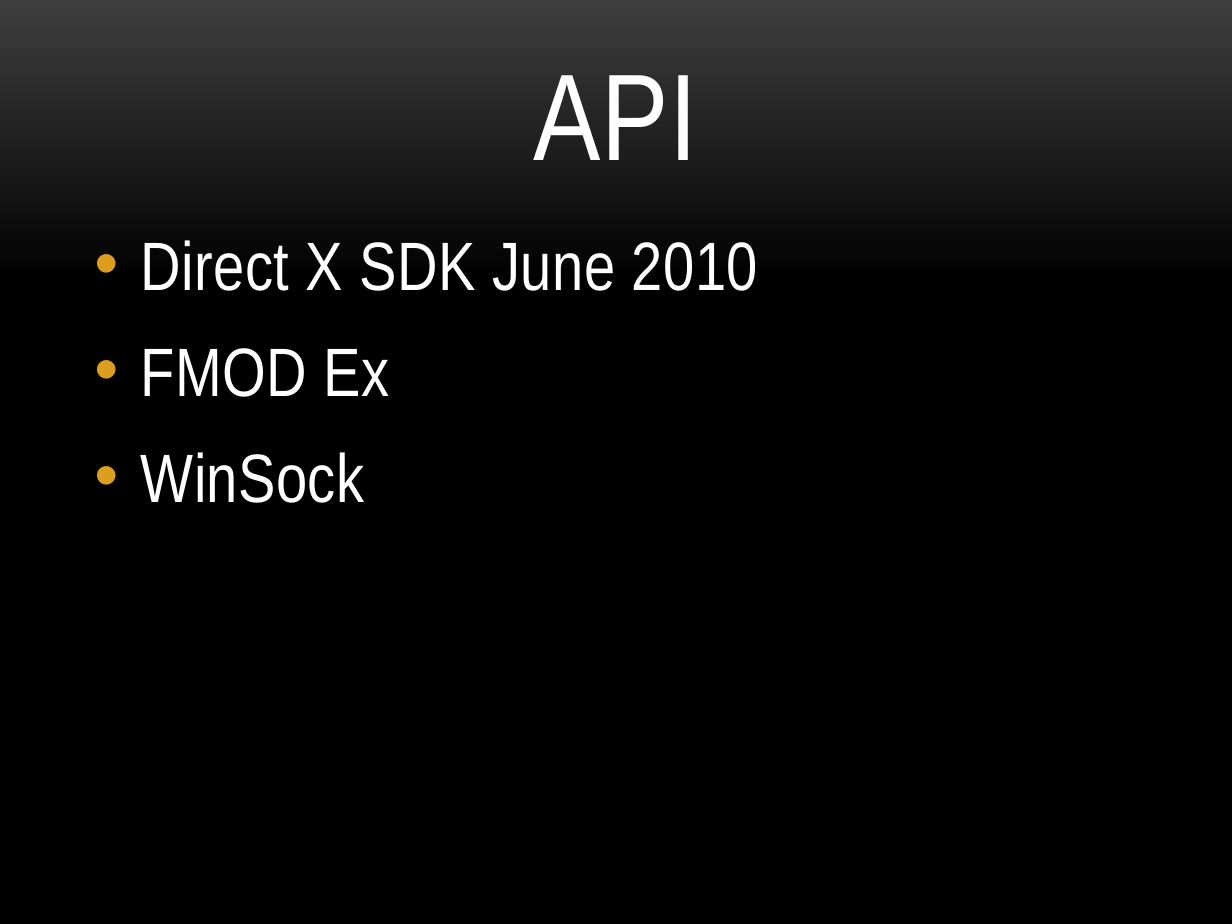
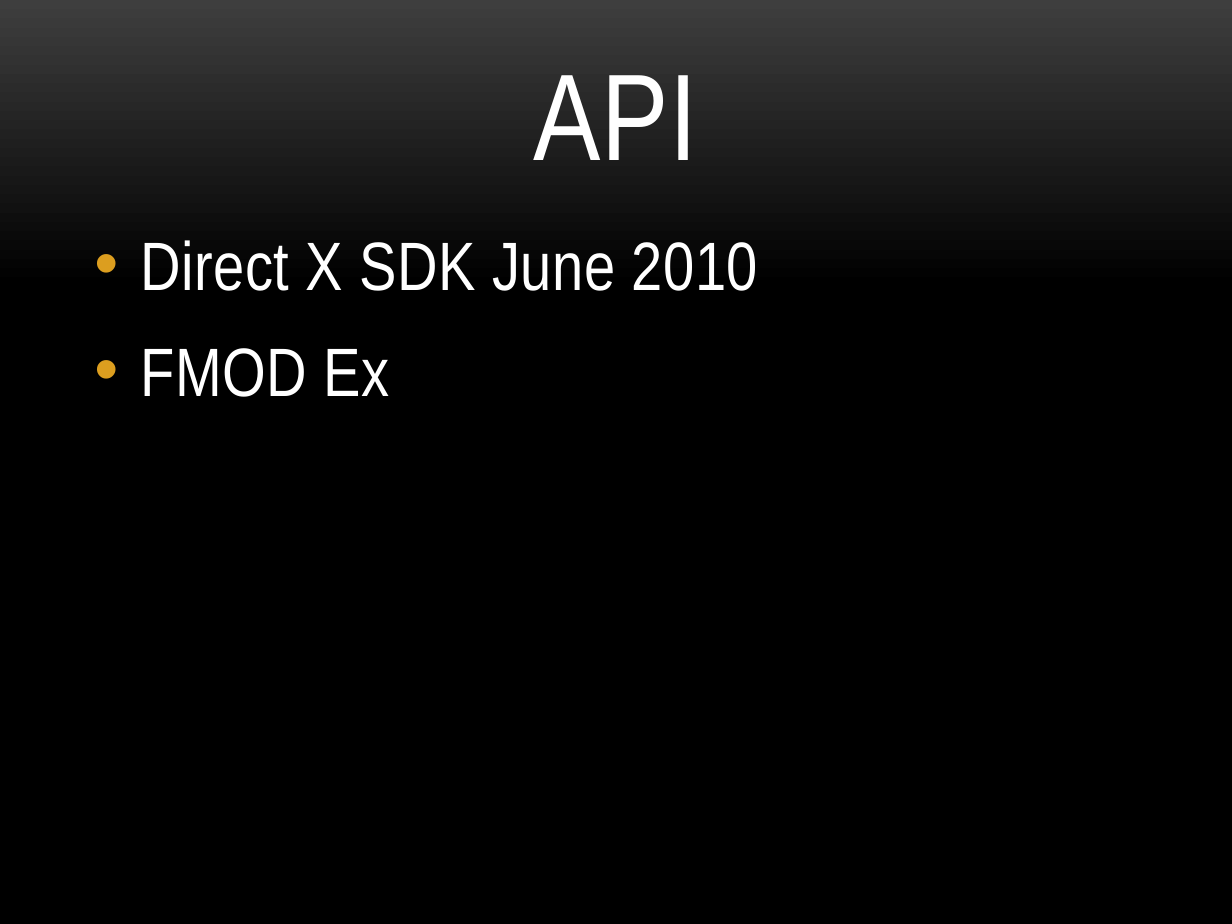
Before and after one commit to sadaust/Eevee-Hound-Final, a slide deck: slide 14 of elimbination_presentation_v5.pptx. Drawn at 1232x924 pixels with LibreOffice and Linux fonts; fonts in the diff are those of the drawing; background and template pictures are left out. Boxes give left, top, right and bottom in pixels: in the first picture for what was removed or moved away, otherwise in the second. Text is boxed around its words. In the diff, an @@ line names an element or a change of style, - is before the commit and + after.

Commit message:
updated slide

```diff
--- a/elimbination_presentation_v5.pptx
+++ b/elimbination_presentation_v5.pptx
@@ text at [141,452,365,503]: paragraph removed @@
-• WinSock
```
Also in this commit, not shown: 2 slides added.
